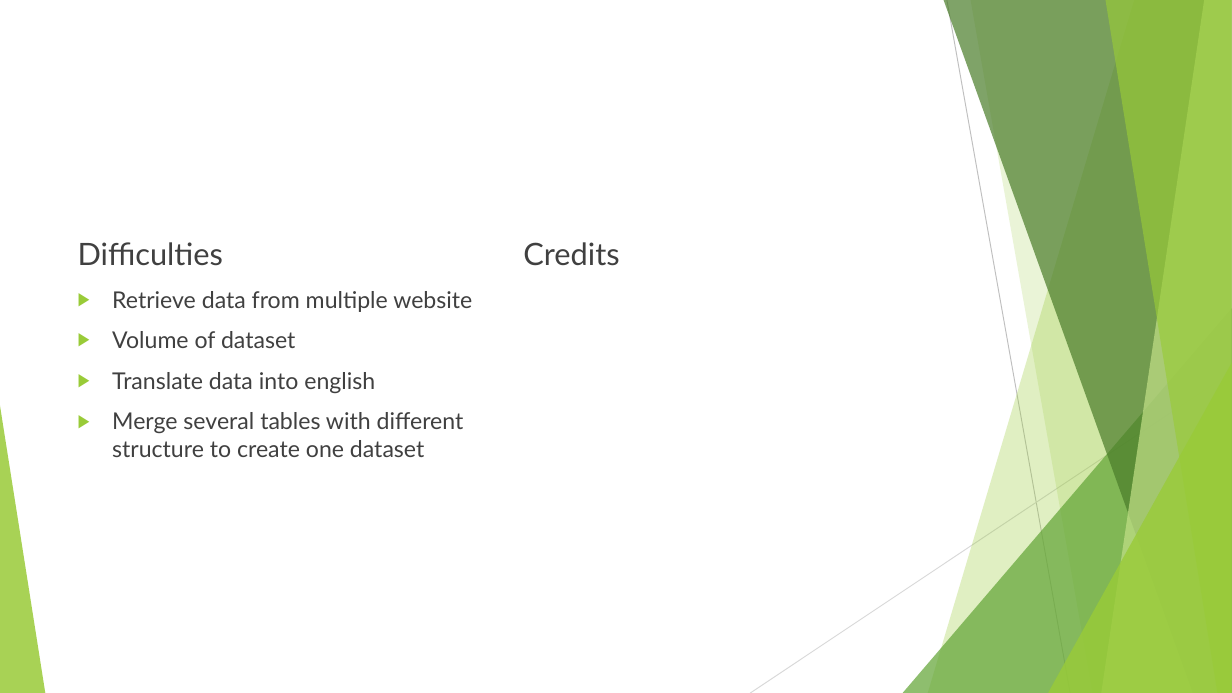
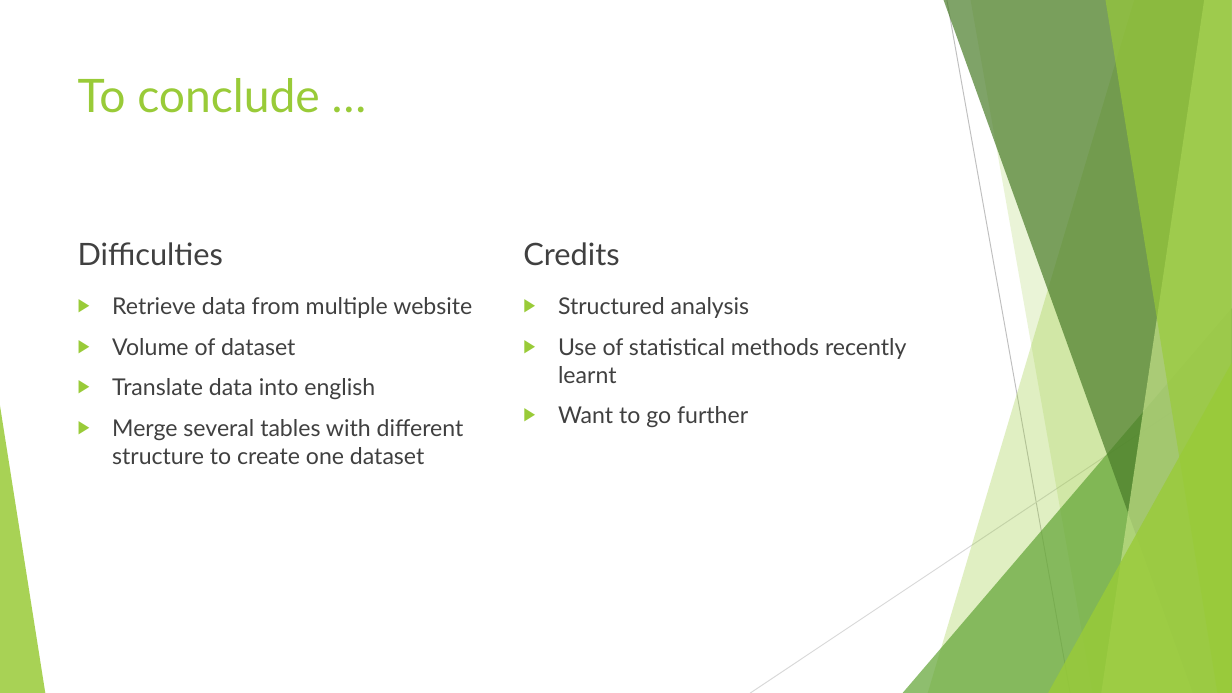
Before and after one commit to jina2020/Projects, a slide deck: slide 14 of Weather and animal data in Mongolia/Weather and animal correlation in Mongolia.pptx (slide 10 before the commit). Drawn at 1232x693 pixels with LibreOffice and Linux fonts; fonts in the diff are those of the drawing. Boxes give left, top, right and bottom in pixels: in the first picture for what was removed or moved away, otherwise in the second. Text is boxed around its words. In the diff, an @@ line names an element or a change of style, - is before the commit and + after.

Commit message:
Correlation analysis part

```diff
--- a/Weather and animal data in Mongolia/Weather and animal correlation in Mongolia.pptx
+++ b/Weather and animal data in Mongolia/Weather and animal correlation in Mongolia.pptx
@@ title added at (x1=78, y1=78, x2=320, y2=113), 36 pt, text #99CB38 @@
+To conclude …
@@ text "Retrieve data from multiple website" moved from (x1=112, y1=291, x2=472, y2=457) to (x1=112, y1=297, x2=472, y2=464) @@
@@ text added at (x1=558, y1=297, x2=906, y2=427), 18 pt, text #404040 @@
+▶ Structured analysis
+▶ Use of statistical methods recently learnt
+▶ Want to go further
```
Also in this commit, not shown: 5 other slides changed, 6 slides added, 2 slides removed, 5 other files.
